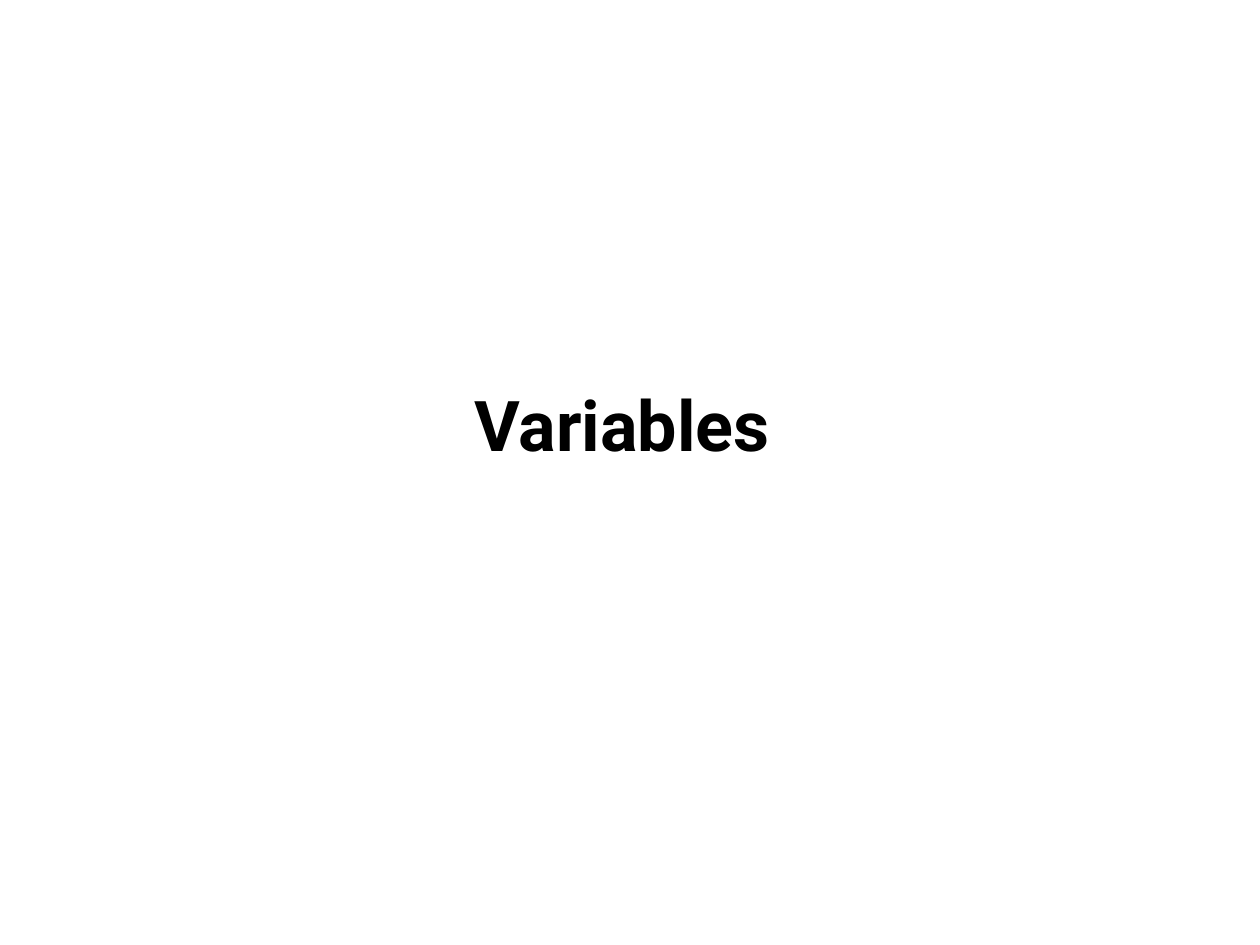
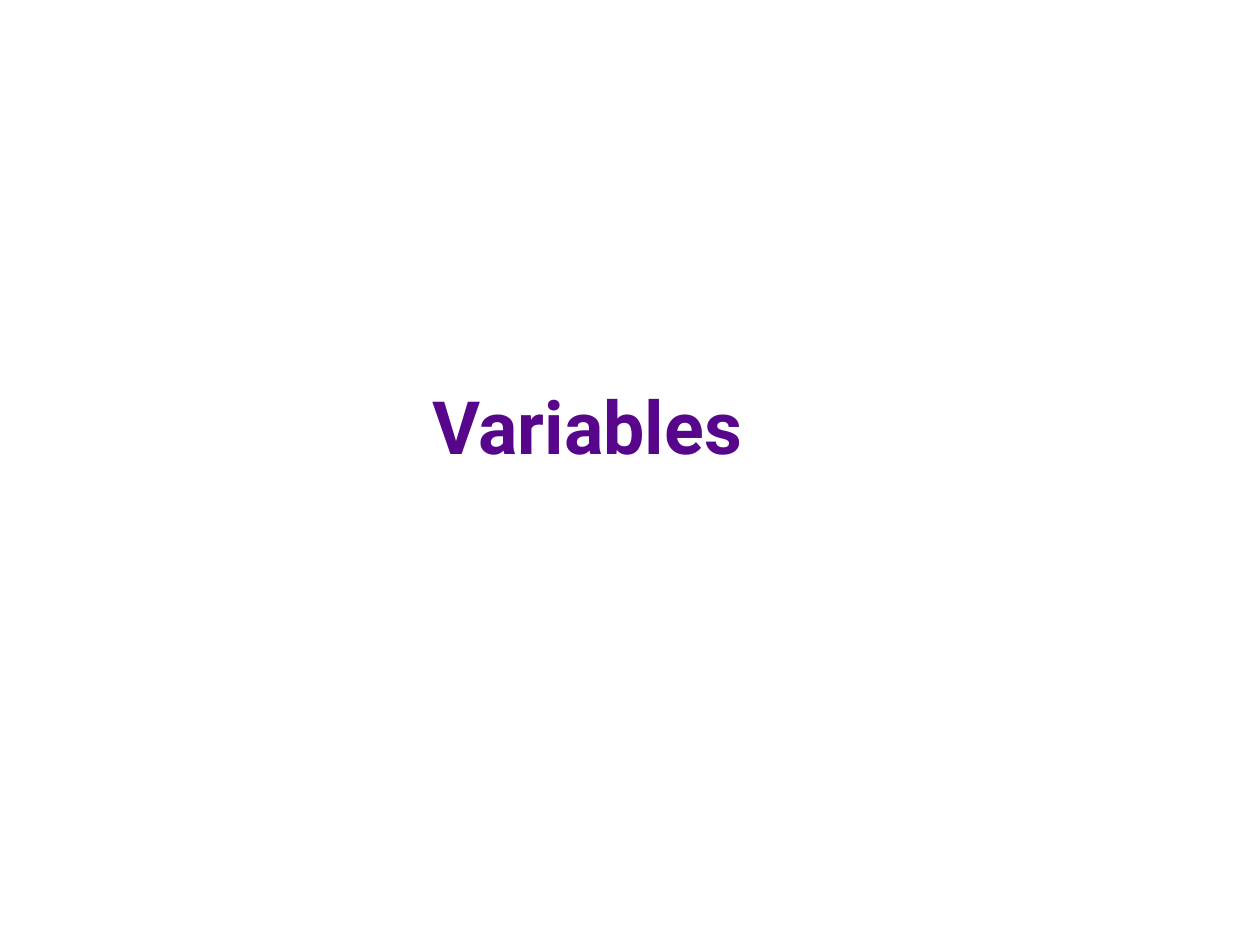
Before and after one commit to ipeirotis/introduction-to-databases, a slide deck: slide 22 of session6/F-SQL_Subqueries.pptx (slide 19 before the commit). Drawn at 1260x945 pixels with LibreOffice and Linux fonts; fonts in the diff are those of the drawing. Boxes give left, top, right and bottom in pixels: in the first picture for what was removed or moved away, otherwise in the second. Text is boxed around its words. In the diff, an @@ line names an element or a change of style, - is before the commit and + after.

```diff
--- a/session6/F-SQL_Subqueries.pptx
+++ b/session6/F-SQL_Subqueries.pptx
@@ text "Variables": place and size @@
-text "Variables" at <box>475,398,770,452</box>
+text "Variables" at <box>432,399,742,455</box>
@@ text "Variables" at <box>432,399,742,455</box>: size 40 to 42 pt, text colour #000000 to #57068C @@
```
Also in this commit, not shown: 10 other slides changed, 5 slides added, 2 slides removed.
